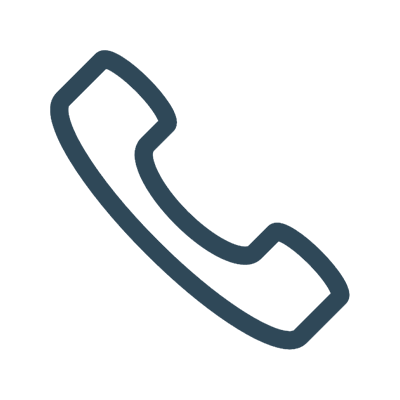
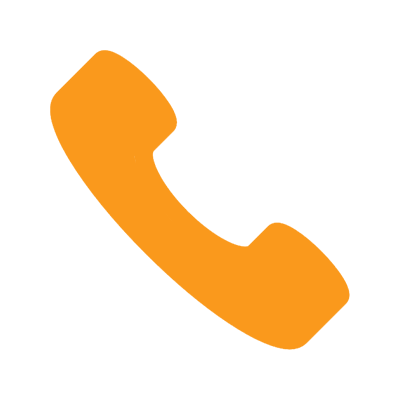
Layered file, before and after one edit (400 x 400). Changes by layer:
painted on "Layer 1" over [60, 59, 335, 343]
